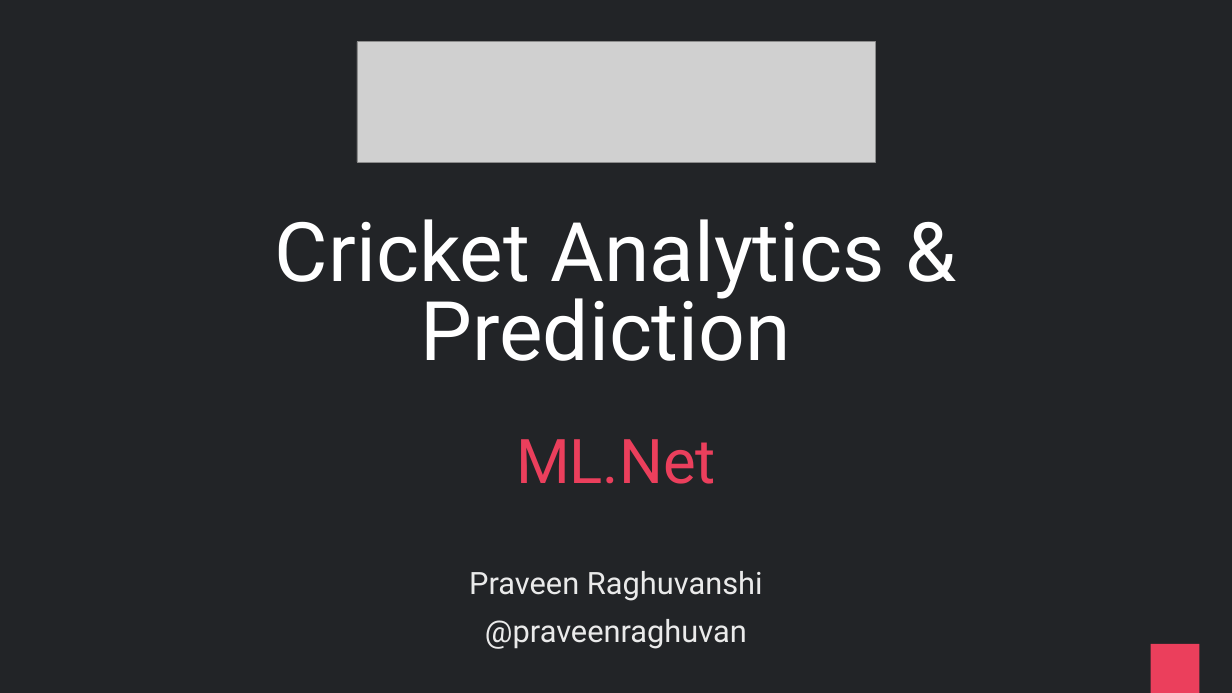
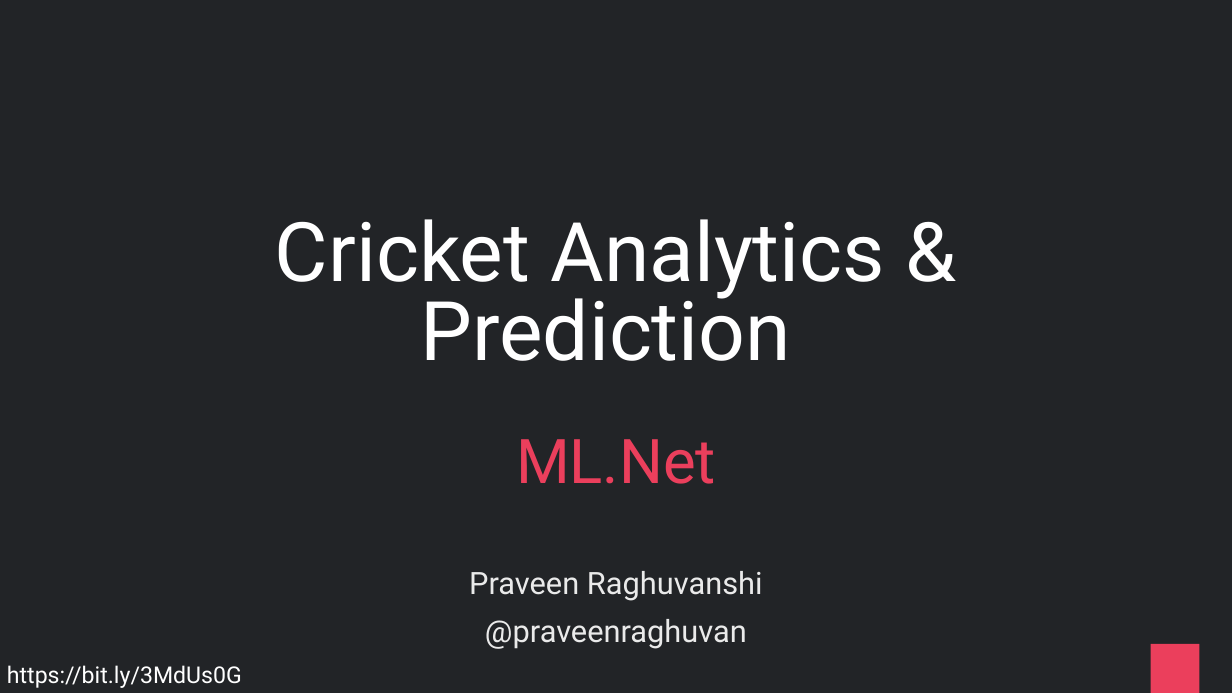
Before and after one commit to praveenraghuvanshi/tech-sessions, a slide deck: slide 1 of 13052022-AI-ML-Bangalore-Meetup/cricket-analytics.pptx. Drawn at 1232x693 pixels with LibreOffice and Linux fonts; fonts in the diff are those of the drawing; grey boxes stand for pictures. Boxes give left, top, right and bottom in pixels: in the first picture for what was removed or moved away, otherwise in the second. Text is boxed around its words. In the diff, an @@ line names an element or a change of style, - is before the commit and + after.

Commit message:
Update Readme.md, cricket-analytics.pdf, and cricket-analytics.pptx

```diff
--- a/13052022-AI-ML-Bangalore-Meetup/cricket-analytics.pptx
+++ b/13052022-AI-ML-Bangalore-Meetup/cricket-analytics.pptx
@@ picture removed at bbox=[357, 41, 875, 162] @@
@@ text added at bbox=[7, 665, 242, 688], 27 pt, text #FFFFFF @@
+https://bit.ly/3MdUs0G
```
Also in this commit, not shown: 15 other slides changed, 2 other files.
